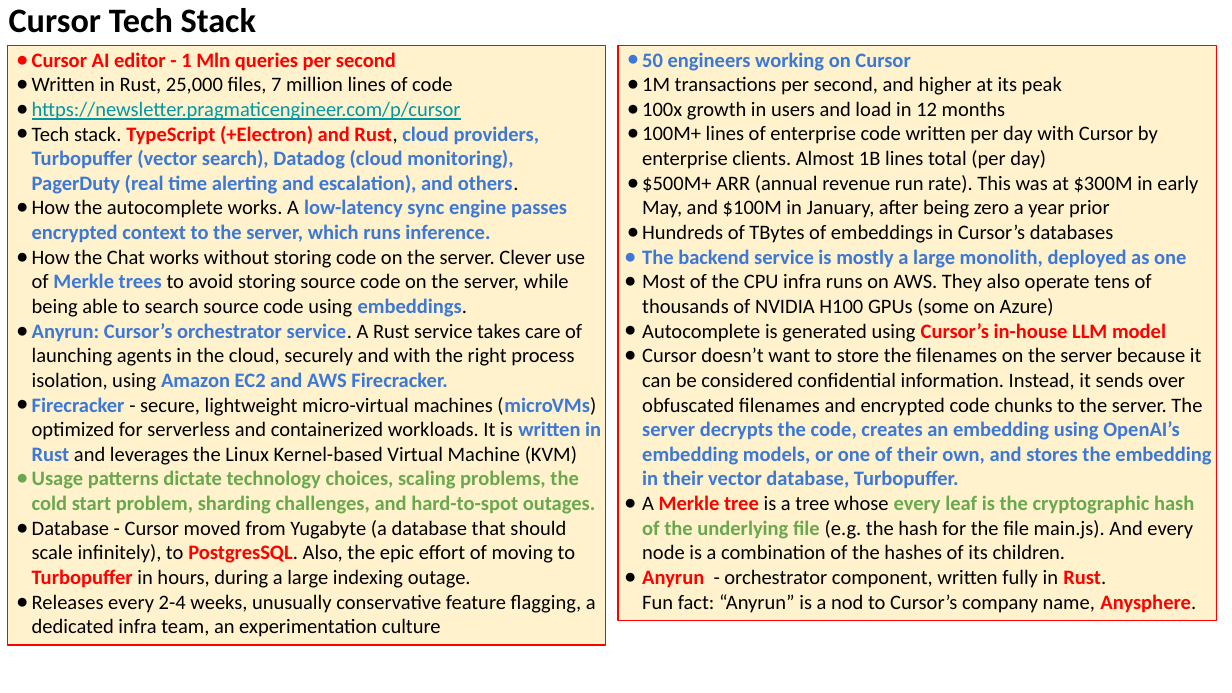
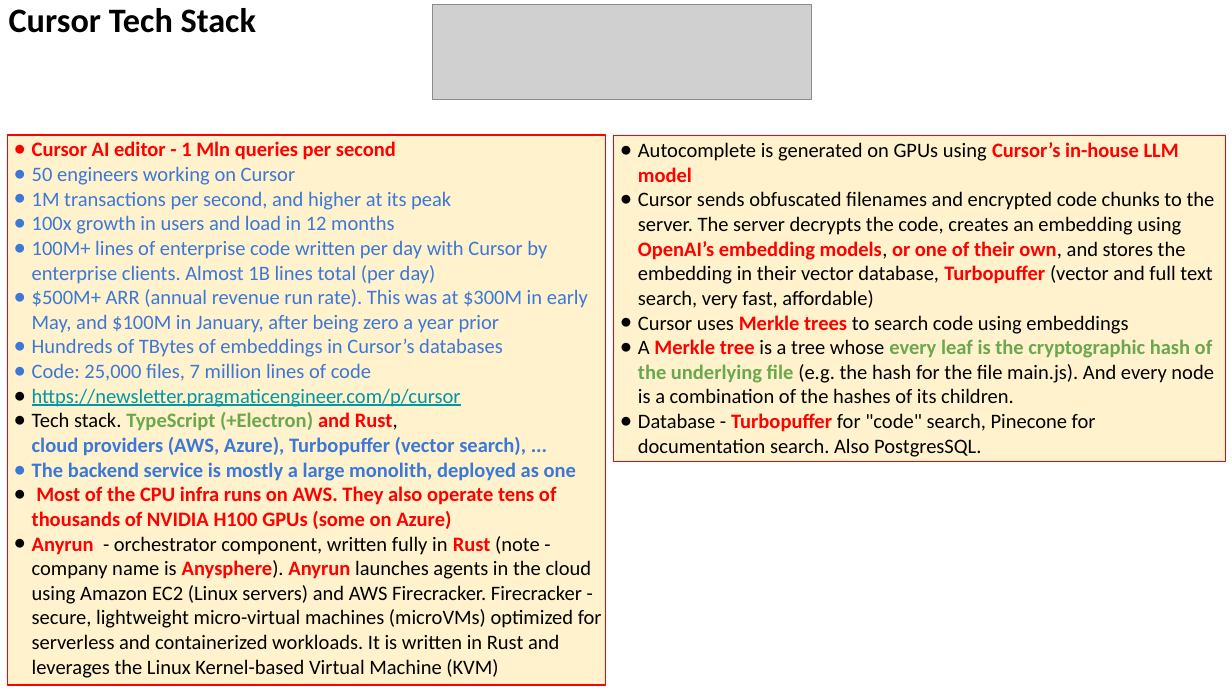
Before and after one commit to lselector/seminar, a slide deck: slide 11 of 2025/2025-06-13-AI-Updates.pptx. Drawn at 1232x693 pixels with LibreOffice and Linux fonts; fonts in the diff are those of the drawing; grey boxes stand for pictures. Boxes give left, top, right and bottom in pixels: in the first picture for what was removed or moved away, otherwise in the second. Text is boxed around its words. In the diff, an @@ line names an element or a change of style, - is before the commit and + after.

Commit message:
update

```diff
--- a/2025/2025-06-13-AI-Updates.pptx
+++ b/2025/2025-06-13-AI-Updates.pptx
@@ picture added at [432,5,812,100] @@
@@ rectangle "Cursor AI editor - 1 ...": place and size @@
-rectangle "Cursor AI editor - 1 ..." at [7,46,606,646]
+rectangle "Cursor AI editor - 1 ..." at [7,136,606,685]
@@ text in rectangle at [32,141,461,407]: indent changed @@
@@ rectangle "Autocomplete is generated on GPUs ...": place and size @@
-rectangle "Autocomplete is generated on GPUs ..." at [618,46,1217,621]
+rectangle "Autocomplete is generated on GPUs ..." at [614,136,1226,462]
@@ text in rectangle at [638,142,1215,334]: text changed @@
-● 50 engineers working on Cursor
-● 1M transactions per second, and higher at its peak
-● 100x growth in users and load in 12 months
-● 100M+ lines of enterprise code written per day with Cursor by enterprise clients. Almost 1B lines total (per day)
-● $500M+ ARR (annual revenue run rate). This was at $300M in early May, and $100M in January, after being zero a year prior
-● Hundreds of TBytes of embeddings in Cursor’s databases
-● The backend service is mostly a large monolith, deployed as one
-● Most of the CPU infra runs on AWS. They also operate tens of thousands of NVIDIA H100 GPUs (some on Azure)
-● Autocomplete is generated using Cursor’s in-house LLM model
-● Cursor doesn’t want to store the filenames on the server because it can be considered confidential information. Instead, it sends over obfuscated filenames and encrypted code chunks to the server. The server decrypts the code, creates an embedding using OpenAI’s embedding models, or one of their own, and stores the embedding in their vector database, Turbopuffer.
+● Autocomplete is generated on GPUs using Cursor’s in-house LLM model
+● Cursor sends obfuscated filenames and encrypted code chunks to the server. The server decrypts the code, creates an embedding using OpenAI’s embedding models, or one of their own, and stores the embedding in their vector database, Turbopuffer (vector and full text search, very fast, affordable)
+● Cursor uses Merkle trees to search code using embeddings
@@ text in rectangle at [32,166,588,381]: text changed; text colour #000000 to #3C78D8 @@
-● Written in Rust, 25,000 files, 7 million lines of code
+● 50 engineers working on Cursor
+● 1M transactions per second, and higher at its peak
+● 100x growth in users and load in 12 months
+● 100M+ lines of enterprise code written per day with Cursor by enterprise clients. Almost 1B lines total (per day)
+● $500M+ ARR (annual revenue run rate). This was at $300M in early May, and $100M in January, after being zero a year prior
+● Hundreds of TBytes of embeddings in Cursor’s databases
+● Code: 25,000 files, 7 million lines of code
@@ text in rectangle at [32,412,602,678]: text changed @@
-● Tech stack. TypeScript (+Electron) and Rust, cloud providers, Turbopuffer (vector search), Datadog (cloud monitoring), PagerDuty (real time alerting and escalation), and others.
-● How the autocomplete works. A low-latency sync engine passes encrypted context to the server, which runs inference.
-● How the Chat works without storing code on the server. Clever use of Merkle trees to avoid storing source code on the server, while being able to search source code using embeddings.
-● Anyrun: Cursor’s orchestrator service. A Rust service takes care of launching agents in the cloud, securely and with the right process isolation, using Amazon EC2 and AWS Firecracker.
-● Firecracker - secure, lightweight micro-virtual machines (microVMs) optimized for serverless and containerized workloads. It is written in Rust and leverages the Linux Kernel-based Virtual Machine (KVM)
-● Usage patterns dictate technology choices, scaling problems, the cold start problem, sharding challenges, and hard-to-spot outages.
-● Database - Cursor moved from Yugabyte (a database that should scale infinitely), to PostgresSQL. Also, the epic effort of moving to Turbopuffer in hours, during a large indexing outage.
-● Releases every 2-4 weeks, unusually conservative feature flagging, a dedicated infra team, an experimentation culture
+● Tech stack. TypeScript (+Electron) and Rust,
+  cloud providers (AWS, Azure), Turbopuffer (vector search), ...
+● The backend service is mostly a large monolith, deployed as one
+● Most of the CPU infra runs on AWS. They also operate tens of thousands of NVIDIA H100 GPUs (some on Azure)
+● Anyrun - orchestrator component, written fully in Rust (note - company name is Anysphere). Anyrun launches agents in the cloud using Amazon EC2 (Linux servers) and AWS Firecracker. Firecracker - secure, lightweight micro-virtual machines (microVMs) optimized for serverless and containerized workloads. It is written in Rust and leverages the Linux Kernel-based Virtual Machine (KVM)
@@ text in rectangle at [638,413,1096,457]: text changed @@
-● Anyrun - orchestrator component, written fully in Rust.
-  Fun fact: “Anyrun” is a nod to Cursor’s company name, Anysphere.
+● Database - Turbopuffer for "code" search, Pinecone for documentation search. Also PostgresSQL.
```
Also in this commit, not shown: 3 other slides changed.
